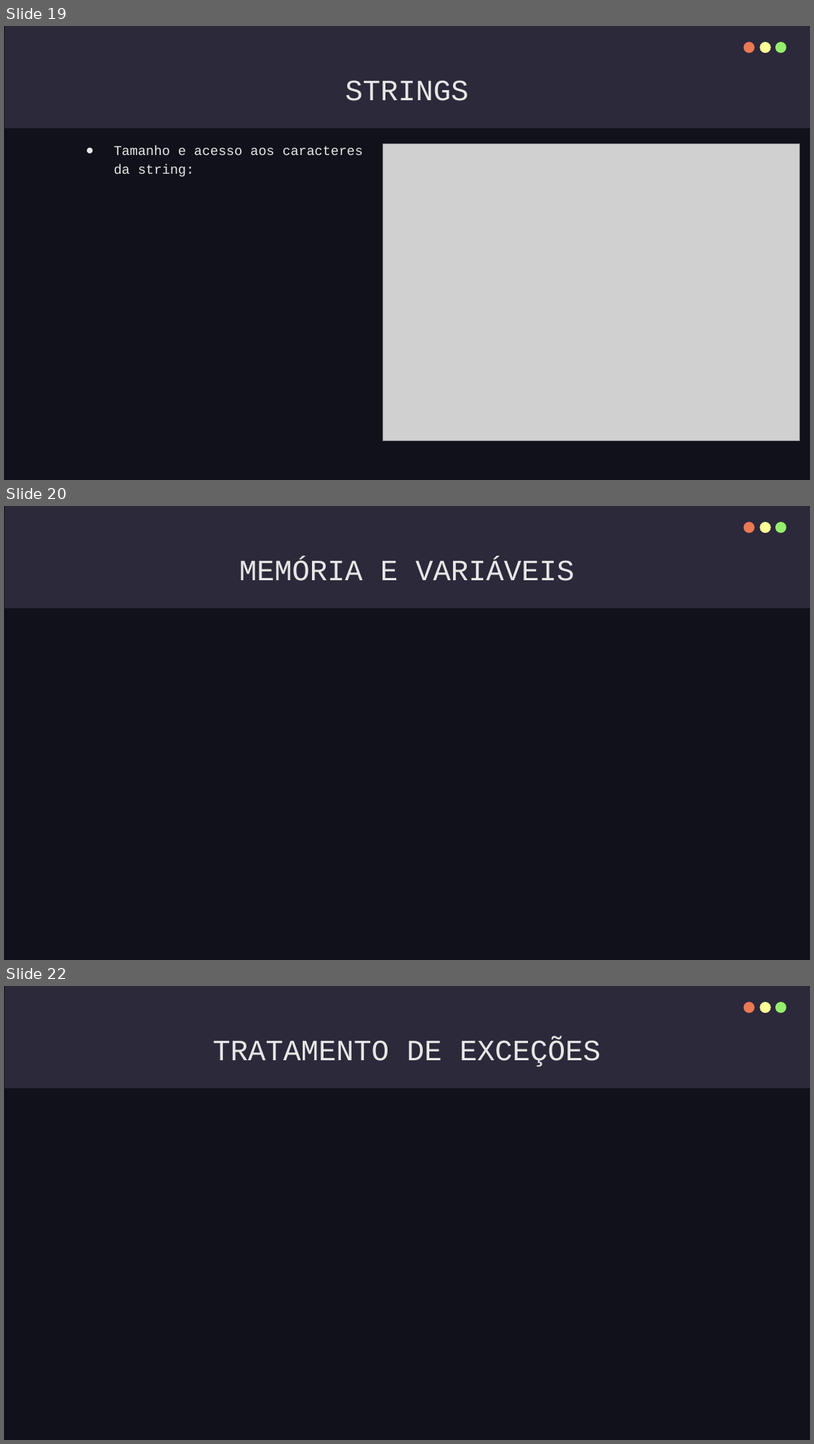
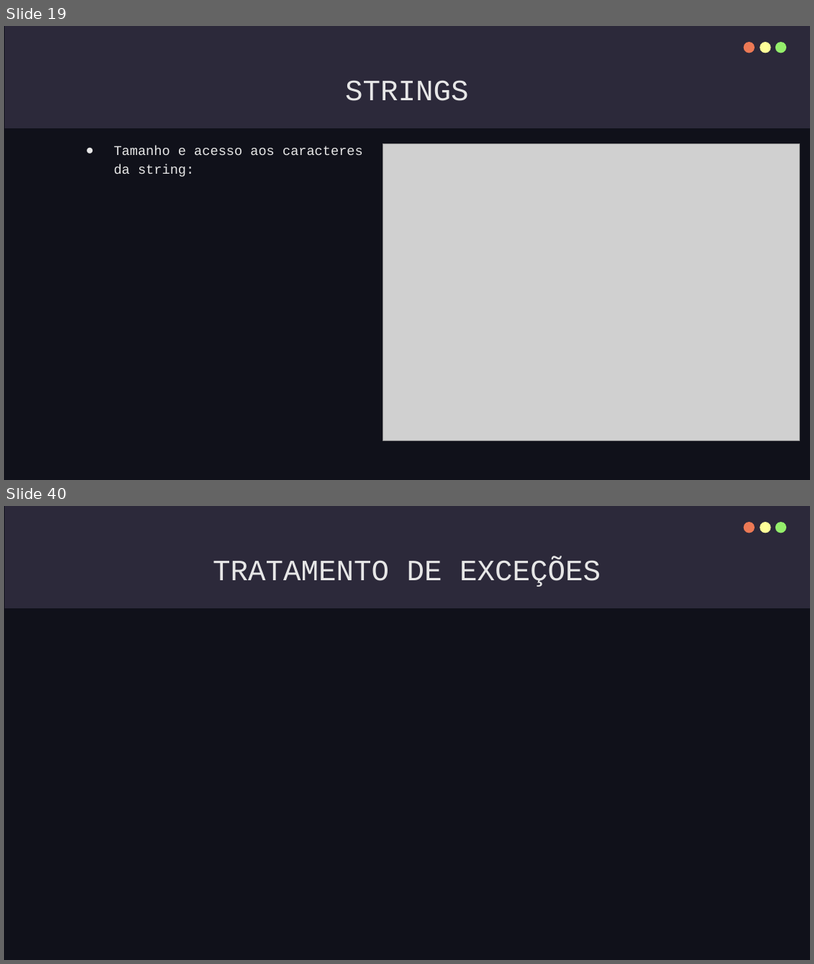
Before and after one commit to IgorTorquatto/Prolog, a slide deck: C++.pptx. Shown one above the other, each under a label of ours: slides 19, 20 and 22 before the commit, slides 19 and 40 after it; the slides between them are not shown. The pictures are 814x1444 and 814x964 pixels, drawn with LibreOffice and Linux fonts; fonts in the diff are those of the drawing; grey boxes stand for pictures. Boxes give left, top, right and bottom in pixels: in the first picture for what was removed or moved away, otherwise in the second. Text is boxed around its words. In the diff, an @@ line names an element or a change of style, - is before the commit and + after.

```diff
--- a/C++.pptx
+++ b/C++.pptx
@@ slide 20 removed at [4,506,810,960], background #10111A; not listed: 4 template elements that a slide beside it also shows @@
@@ title removed at [239,560,575,581] @@
-MEMÓRIA E VARIÁVEIS
@@ what was slide 22 is now slide 40 @@
```
Also in this commit, not shown: 1 slide changed, 19 slides added.
